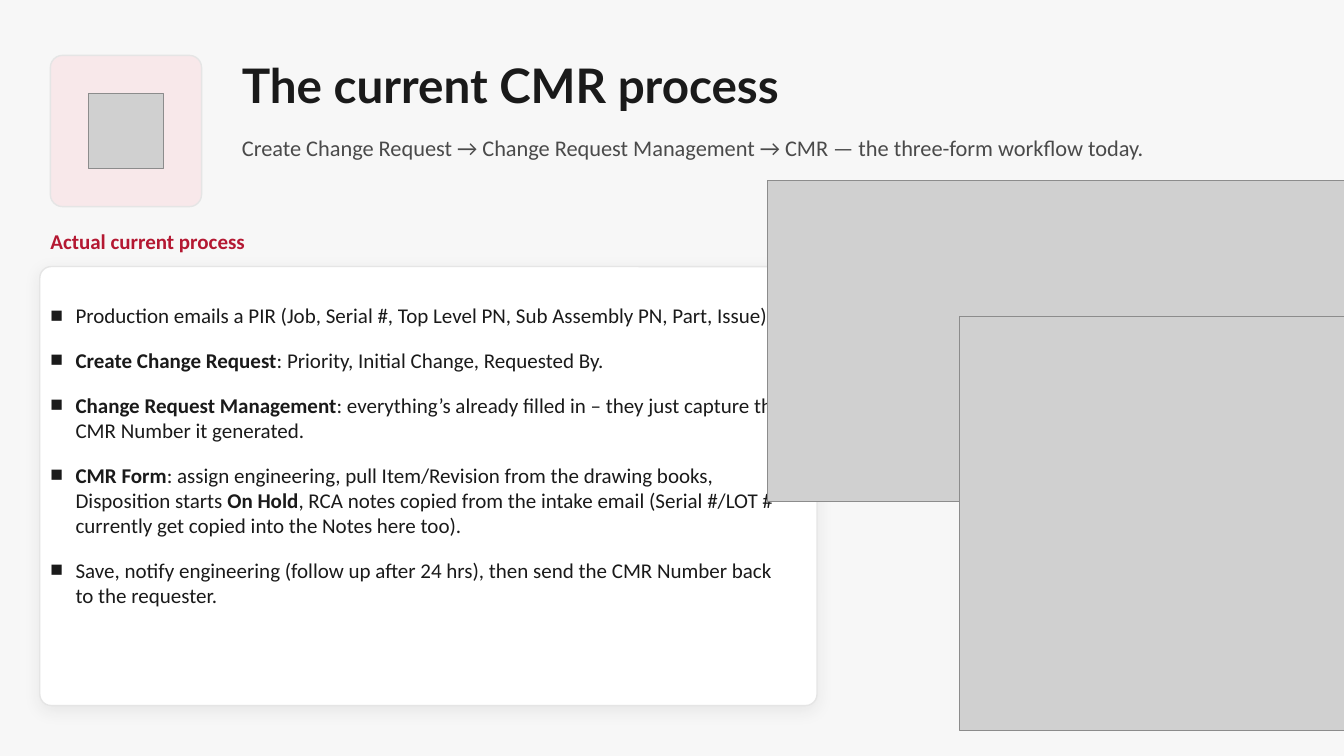
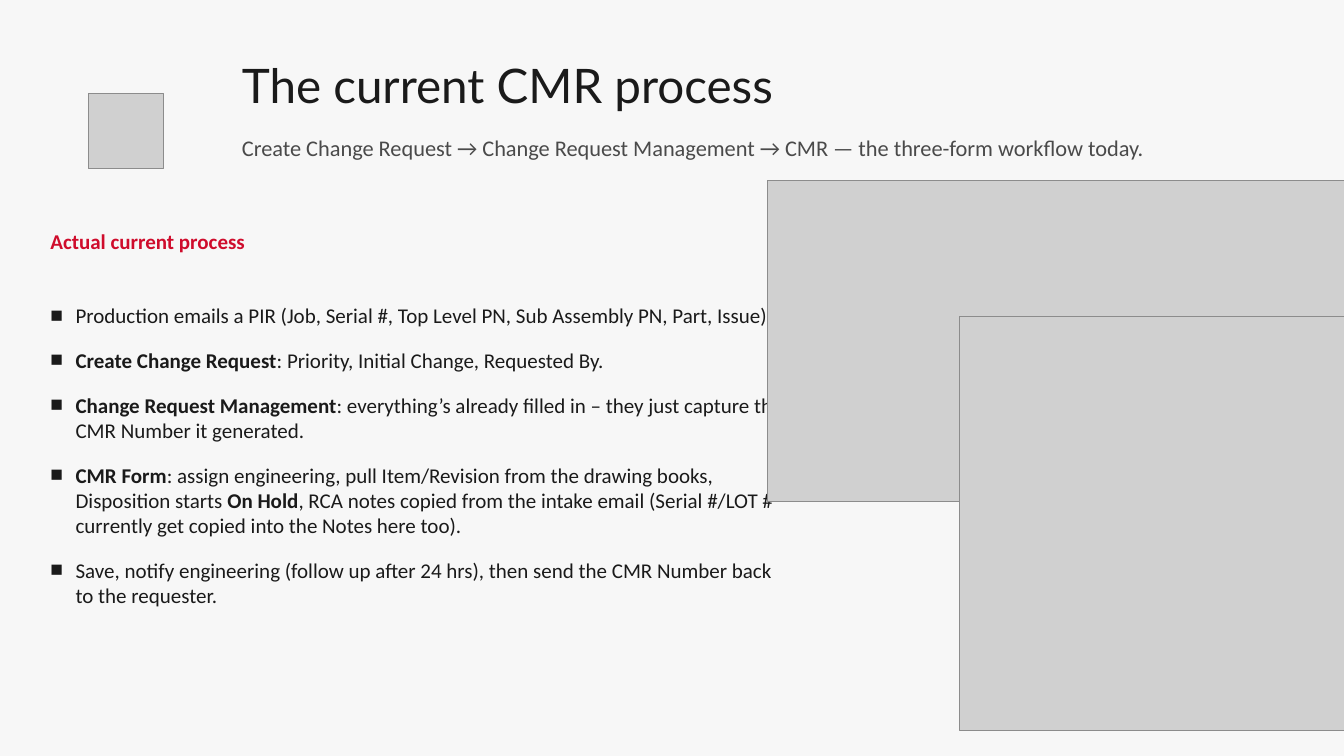
Before and after one commit to Enflite/eCMRs, a slide deck: slide 5 of docs/presentations/eCMRs_plan.pptx. Drawn at 1344x756 pixels with LibreOffice and Linux fonts; fonts in the diff are those of the drawing; grey boxes stand for pictures. Boxes give left, top, right and bottom in pixels: in the first picture for what was removed or moved away, otherwise in the second. Text is boxed around its words. In the diff, an @@ line names an element or a change of style, - is before the commit and + after.

```diff
--- a/docs/presentations/eCMRs_plan.pptx
+++ b/docs/presentations/eCMRs_plan.pptx
@@ rounded rectangle removed at (50, 55, 202, 207) @@
@@ text "The current CMR process" at (242, 68, 772, 111): bold off @@
@@ text "Actual current process" at (50, 234, 245, 253): text colour #B41832 to #CF0C2C @@
@@ rounded rectangle removed at (39, 266, 817, 706) @@
```
Also in this commit, not shown: 12 other slides changed, 2 other files.
